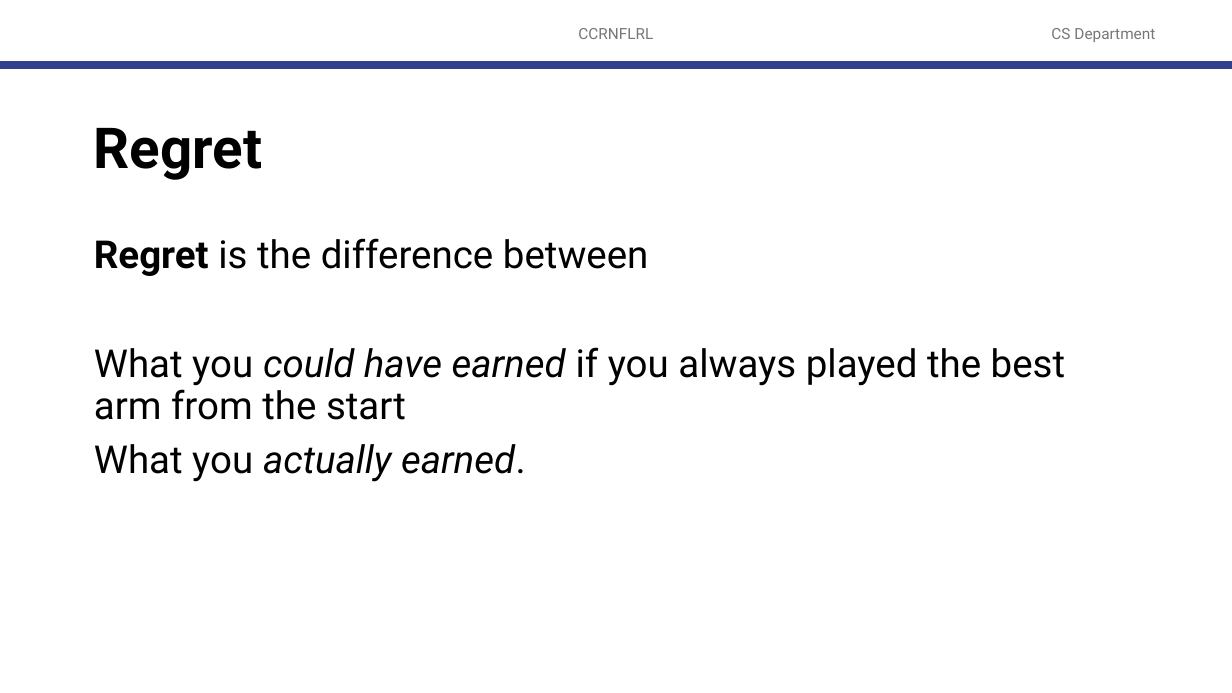
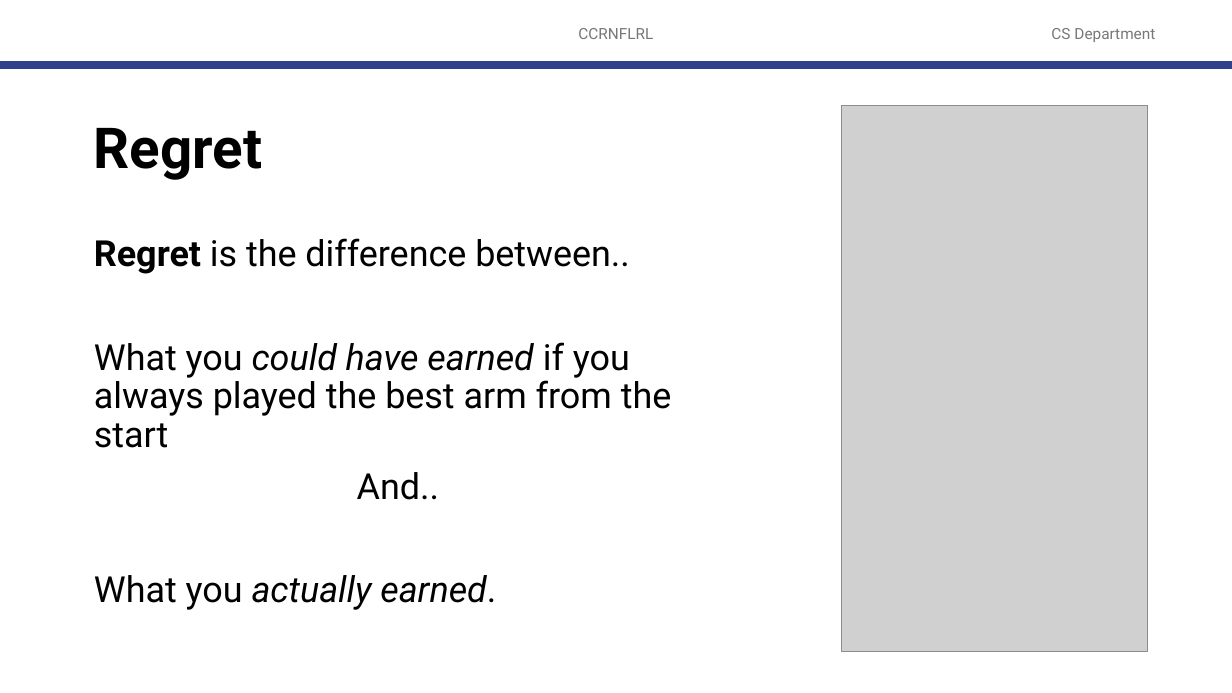
Before and after one commit to robitussin/CCRNFLRL, a slide deck: slide 16 of 9 - Exploration and Exploitation/Exploration and Exploitation.pptx (slide 14 before the commit). Drawn at 1232x693 pixels with LibreOffice and Linux fonts; fonts in the diff are those of the drawing; grey boxes stand for pictures; background and template pictures are left out. Boxes give left, top, right and bottom in pixels: in the first picture for what was removed or moved away, otherwise in the second. Text is boxed around its words. In the diff, an @@ line names an element or a change of style, - is before the commit and + after.

```diff
--- a/9 - Exploration and Exploitation/Exploration and Exploitation.pptx
+++ b/9 - Exploration and Exploitation/Exploration and Exploitation.pptx
@@ picture added at <box>841,105,1147,652</box> @@
@@ text at <box>94,238,630,274</box>: text changed; size 30 to 28 pt @@
-Regret is the difference between
+Regret is the difference between..
@@ text at <box>94,342,672,610</box>: size 30 to 28 pt in "What you could have earned if you ...", "What you actually earned." @@
@@ text at <box>357,472,439,500</box>: paragraph added @@
+And..
```
Also in this commit, not shown: 31 other slides changed, 46 slides added, 12 slides removed, 1 other file.
